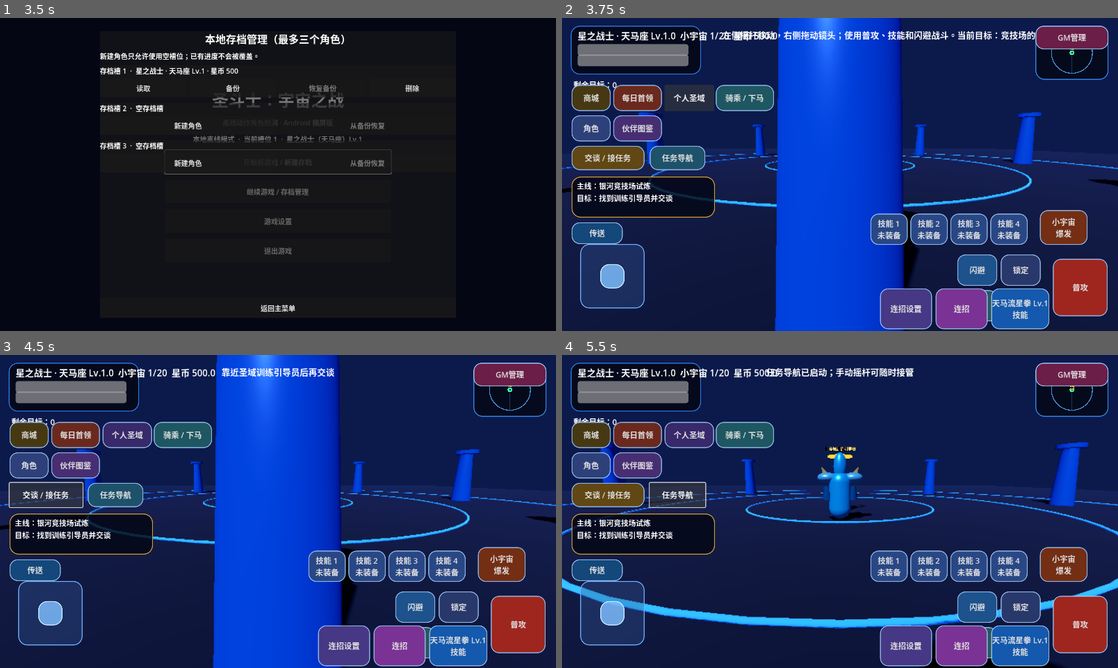
Above: before the commit, frames 1-4 (two rows, left to right).
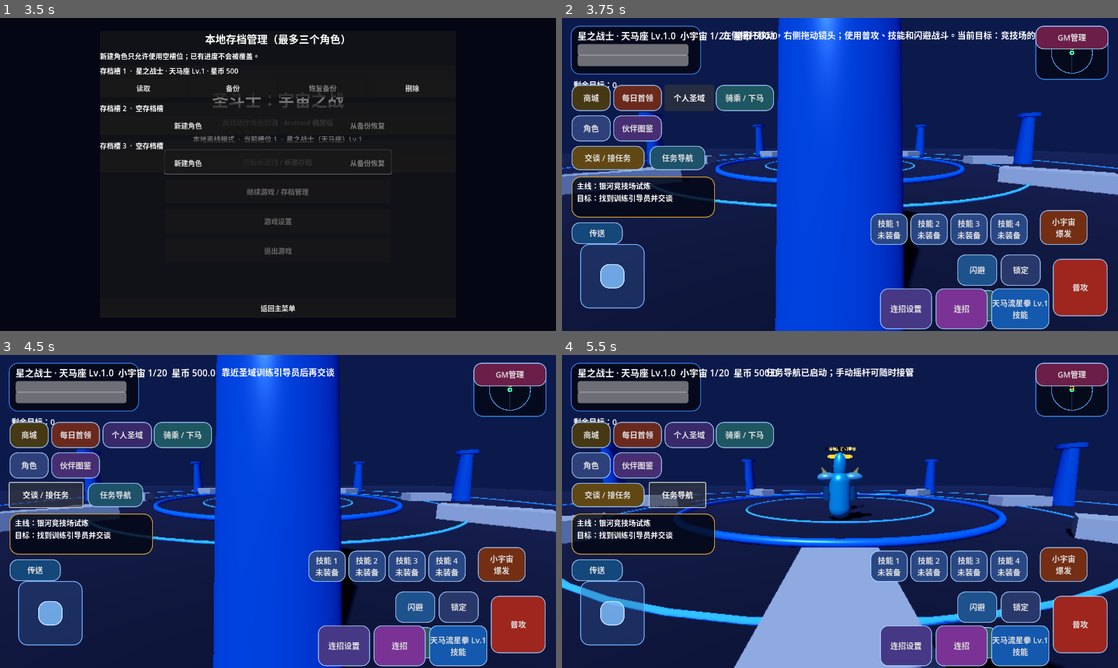
Above: after the commit, the same moments.

Repository: Qazwesrd/Saint-Seiya-Universe-War
Game: Godot game, scene res://scenes/main_menu.tscn
The game is run twice, just before and just after one commit, with the same random seed, the same clock (stepped at 60 frames per second) and the same inputs.
Inputs:
- Up to frame 1 (3.5 s): click "开始新游戏 / 新建存档" at 0.5 s; click "开始新游戏 / 新建存档" at 1.25 s; click "继续游戏 / 存档管理" at 2 s; click "游戏设置" at 2.75 s
- Up to frame 2 (3.75 s): click "读取" at 3.5 s
- Up to frame 3 (4.5 s): click "交谈 / 接任务" at 4.25 s
- Up to frame 4 (5.5 s): click "任务导航" at 5 s

Frame 1 is identical in both runs. In frame 2, 2.9% of the frame differs, in the area x 0-100%, y 42-57%; in frame 3, 2.9%; in frame 4, 13%, in the area x 0-100%, y 42-100%.

Commit message:
Add distinct procedural landmarks for every campaign world

Diff:
--- a/game/scripts/world_theme_manager.gd
+++ b/game/scripts/world_theme_manager.gd
@@ -50,7 +50,100 @@
                 ring_material.emission = theme["ring"] * 0.45
                 ring.material_override = ring_material
     _rebuild_decorations(theme, chapter_id)
+    _build_chapter_landmarks(theme, chapter_id)
     return true
+
+func _build_chapter_landmarks(theme: Dictionary, chapter_id: String) -> void:
+    var primary: Color = theme["ring"]
+    var secondary: Color = theme["floor"].lightened(0.5)
+    match chapter_id:
+        "galaxy_wars":
+            var arena_ring := TorusMesh.new()
+            arena_ring.inner_radius = 7.4
+            arena_ring.outer_radius = 7.62
+            _add_landmark(arena_ring, Vector3(0.0, 0.08, 0.0), Vector3.ONE, primary, 0.62)
+            for index in range(8):
+                var angle := TAU * float(index) / 8.0
+                var stand := BoxMesh.new()
+                stand.size = Vector3(2.8, 0.55, 1.1)
+                var node := _add_landmark(stand, Vector3(cos(angle) * 10.5, 0.26, sin(angle) * 10.5), Vector3.ONE, secondary, 0.28)
+                node.rotation.y = -angle
+        "sanctuary_twelve_houses":
+            for index in range(12):
+                var angle := TAU * float(index) / 12.0
+                var arch := TorusMesh.new()
+                arch.inner_radius = 1.15
+                arch.outer_radius = 1.28
+                var node := _add_landmark(arch, Vector3(cos(angle) * 9.5, 2.2, sin(angle) * 9.5), Vector3(1.0, 1.35, 0.55), primary, 0.5)
+                node.rotation.y = -angle
+        "asgard":
+            for index in range(5):
+                var angle := TAU * float(index) / 5.0
+                var spire := PrismMesh.new()
+                spire.size = Vector3(1.15, 4.0 + float(index % 2), 1.0)
+                var node := _add_landmark(spire, Vector3(cos(angle) * 10.0, 2.1, sin(angle) * 10.0), Vector3.ONE, secondary, 0.72)
+                node.rotation.y = angle
+            for ring_index in range(2):
+                var aurora := TorusMesh.new()
+                aurora.inner_radius = 6.5 + float(ring_index) * 1.4
+                aurora.outer_radius = aurora.inner_radius + 0.035
+                var node := _add_landmark(aurora, Vector3(0.0, 5.0 + float(ring_index), 0.0), Vector3.ONE, primary, 0.35)
+                node.rotation.x = deg_to_rad(68.0 + float(ring_index) * 18.0)
+        "poseidon":
+            for index in range(7):
+                var angle := TAU * float(index) / 7.0
+                var pillar := CylinderMesh.new()
+                pillar.top_radius = 0.32
+                pillar.bottom_radius = 0.5
+                pillar.height = 4.2
+                _add_landmark(pillar, Vector3(cos(angle) * 8.8, 2.1, sin(angle) * 8.8), Vector3.ONE, secondary, 0.82)
+            for ring_index in range(3):
+                var tide := TorusMesh.new()
+                tide.inner_radius = 5.0 + float(ring_index) * 1.2
+                tide.outer_radius = tide.inner_radius + 0.045
+                var node := _add_landmark(tide, Vector3.ZERO, Vector3.ONE, primary, 0.68)
+                node.rotation.x = deg_to_rad(76.0)
+        "hades":
+            for index in range(9):
+                var angle := TAU * float(index) / 9.0
+                var grave := BoxMesh.new()
+                grave.size = Vector3(0.72, 1.8 + float(index % 3) * 0.35, 0.35)
+                var node := _add_landmark(grave, Vector3(cos(angle) * 9.0, 0.9, sin(angle) * 9.0), Vector3.ONE, secondary.darkened(0.35), 0.34)
+                node.rotation.y = -angle
+            var underworld_gate := TorusMesh.new()
+            underworld_gate.inner_radius = 2.6
+            underworld_gate.outer_radius = 2.82
+            var gate := _add_landmark(underworld_gate, Vector3(0.0, 2.6, -11.0), Vector3(1.0, 1.35, 0.45), primary, 0.58)
+            gate.rotation.y = PI
+        "heaven":
+            for index in range(3):
+                var gate_mesh := TorusMesh.new()
+                gate_mesh.inner_radius = 2.8 + float(index) * 1.25
+                gate_mesh.outer_radius = gate_mesh.inner_radius + 0.16
+                var gate := _add_landmark(gate_mesh, Vector3(0.0, 3.2 + float(index) * 0.35, -9.0 - float(index) * 0.7), Vector3(1.0, 1.35, 0.55), primary, 0.88)
+                gate.rotation.y = PI
+        "original_final":
+            for index in range(6):
+                var orbit := TorusMesh.new()
+                orbit.inner_radius = 4.0 + float(index) * 1.05
+                orbit.outer_radius = orbit.inner_radius + 0.025
+                var node := _add_landmark(orbit, Vector3.ZERO, Vector3.ONE, primary, 0.5)
+                node.rotation = Vector3(deg_to_rad(24.0 + index * 17.0), deg_to_rad(index * 31.0), deg_to_rad(index * 13.0))
+
+func _add_landmark(mesh: Mesh, at: Vector3, scale_value: Vector3, color_value: Color, metallic_value: float) -> MeshInstance3D:
+    var instance := MeshInstance3D.new()
+    instance.mesh = mesh
+    instance.position = at
+    instance.scale = scale_value
+    var material := StandardMaterial3D.new()
+    material.albedo_color = color_value
+    material.metallic = metallic_value
+    material.roughness = 0.34
+    material.emission_enabled = true
+    material.emission = color_value * 0.08
+    instance.material_override = material
+    decor_root.add_child(instance)
+    return instance
 
 func _rebuild_decorations(theme: Dictionary, chapter_id: String) -> void:
     if is_instance_valid(decor_root):
